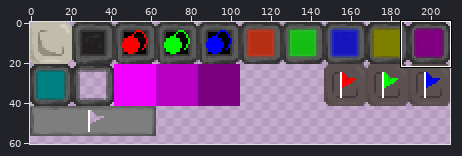
File history of a sprite sheet, app/src/main/res/drawable-nodpi/demineur.png. The picture above shows the old version from afar; the outline marks the close-up.
Close-up. As it was:
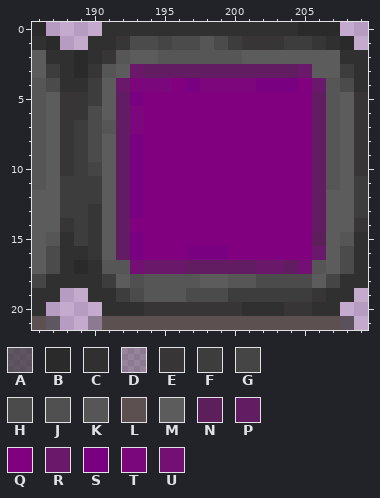
The file is 210x210 pixels. Pixels under 10% opacity are left out. Colours within 5 levels of each other are drawn and written as one. Shown: x 186..209, y 0..21. The wide view leaves out empty margins. The commit also changed other parts of the picture, which this record leaves out.
Palette (. is transparent): A #292929a7  B #2a2a2a  C #303030  D #34333352  E #373535  F #3d3d3d  G #454545  H #4b4b4b  J #515050  K #565656  L #5c5150  M #5c5c5c  N #5c1f5c  P #621c62  Q #800080  R #6a186a  S #7a0082  T #7c067c  U #741074
After the commit:
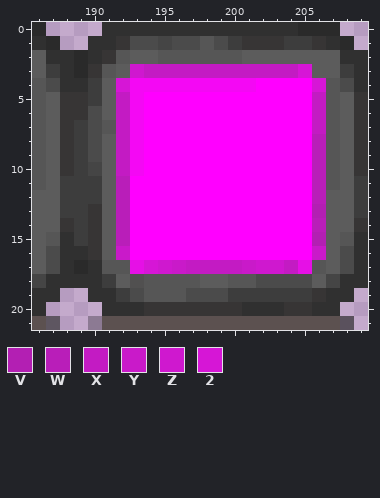
Colours new in this view: V #b31fb3  W #b91eb9  X #c31bc3  Y #c91ac9  Z #cf18cf  2 #d616d6
Changes in this commit:
@@ palette @@
-Q #800080
+Q #ff00ff
-T #7c067c
+T #f408f4
-U #741074
+U #e610e6
@@ x 186..209 @@
  2 MCCBCEKMMKKKKKKMMMMMMMCC
- 3 MFCBEKMRPPPPPPPPPPPRMMFC
- 4 KHCCFMRTTTQSTTTTSSSQRKHC
- 5 KMEEFMPSQQQQQQQQQQQQPKME
- 6 KMEEHMPTQQQQQQQQQQQQPKME
- 7 KMEFHKPTQQQQQQQQQQQQPKME
- 8 KMEFHMPSQQQQQQQQQQQQPKME
- 9 KMEFHMPSQQQQQQQQQQQQPKME
-10 KMEFGMPSQQQQQQQQQQQQPKME
-11 KMFFFMPSQQQQQQQQQQQQPKMF
-12 MMFFFMPSQQQQQQQQQQQQPMMF
-13 MMFFEMPSQQQQQQQQQQQQPMMF
-14 MMEFEMPQQQQQQQQQQQQQPMME
-15 MKCFEMPSQQQQQQQQQQQQNMKC
-16 MHCCEMPSQQQSSSQQQQQQRMHC
-17 MHCBCKKURRRPPPPPRRPUKMHC
+ 3 MFCBEKMZXXXXXXXXXXX2MMFC
+ 4 KHCCFM2TTTTTTTTTQQQQ2KHC
+ 5 KMEEFMXTQQQQQQQQQQQQXKME
+ 6 KMEEHMXTQQQQQQQQQQQQXKME
+ 7 KMEFHKXTQQQQQQQQQQQQXKME
+ 8 KMEFHMXTQQQQQQQQQQQQWKME
+ 9 KMEFHMXTQQQQQQQQQQQQWKME
+10 KMEFGMXTQQQQQQQQQQQQWKME
+11 KMFFFMWQQQQQQQQQQQQQWKMF
+12 MMFFFMWQQQQQQQQQQQQQWMMF
+13 MMFFEMWQQQQQQQQQQQQQVMMF
+14 MMEFEMWQQQQQQQQQQQQQWMME
+15 MKCFEMWQQQQQQQQQQQQQVMKC
+16 MHCCEMYQQQQQQQQQQQQQYMHC
+17 MHCBCKKU2ZYXXXXYZZXUKMHC
 18 GCCCCFMJKKKKMMKKHHHHMGCC
